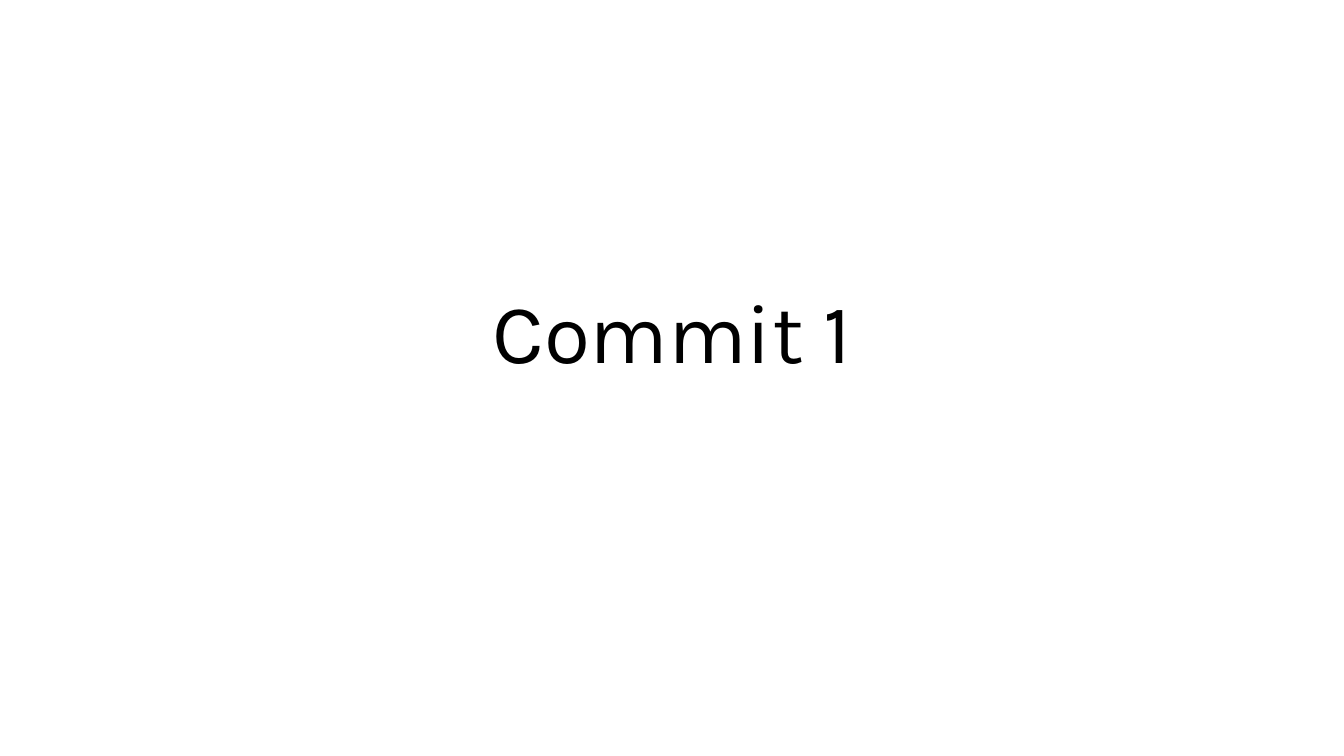
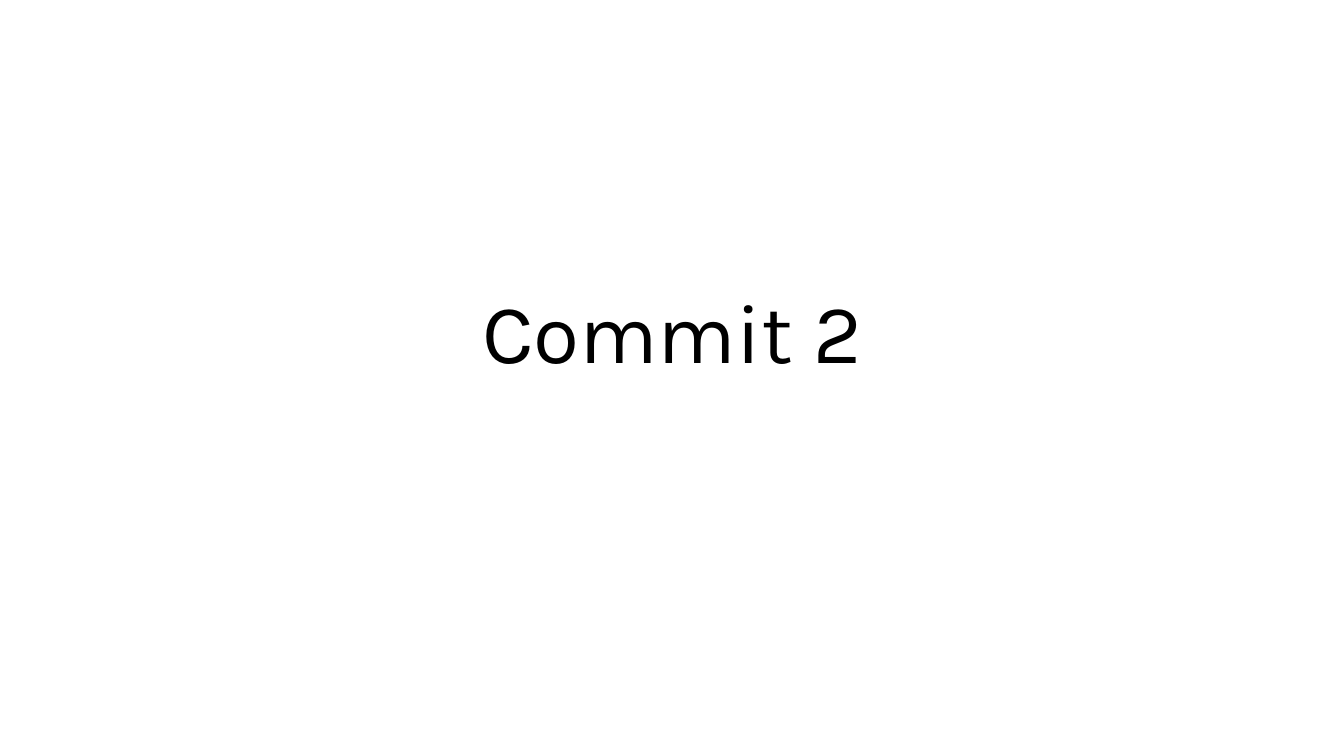
Before and after one commit to JoaoGSilveira/Prova-1, a slide deck: slide 1 of PowerPointTeste.pptx. Drawn at 1344x756 pixels with LibreOffice and Linux fonts; fonts in the diff are those of the drawing. Boxes give left, top, right and bottom in pixels: in the first picture for what was removed or moved away, otherwise in the second. Text is boxed around its words. In the diff, an @@ line names an element or a change of style, - is before the commit and + after.

```diff
--- a/PowerPointTeste.pptx
+++ b/PowerPointTeste.pptx
@@ title at (x1=482, y1=305, x2=862, y2=364): text changed @@
-Commit 1
+Commit 2
```
Also in this commit, not shown: 4 other files.
